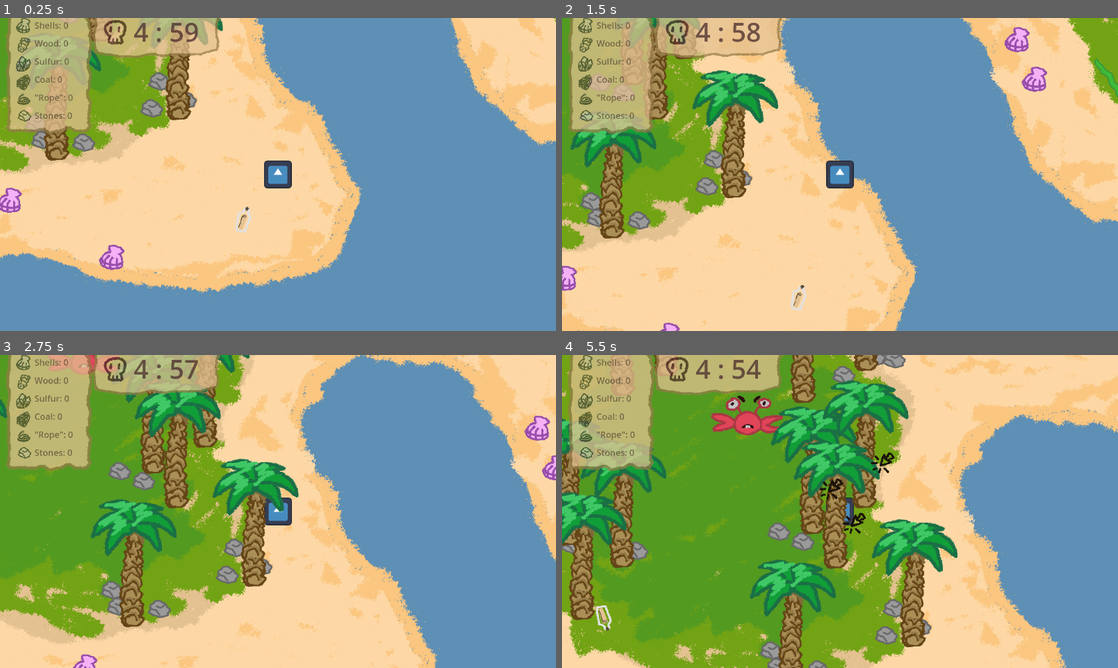
Above: before the commit, frames 1-4 (two rows, left to right).
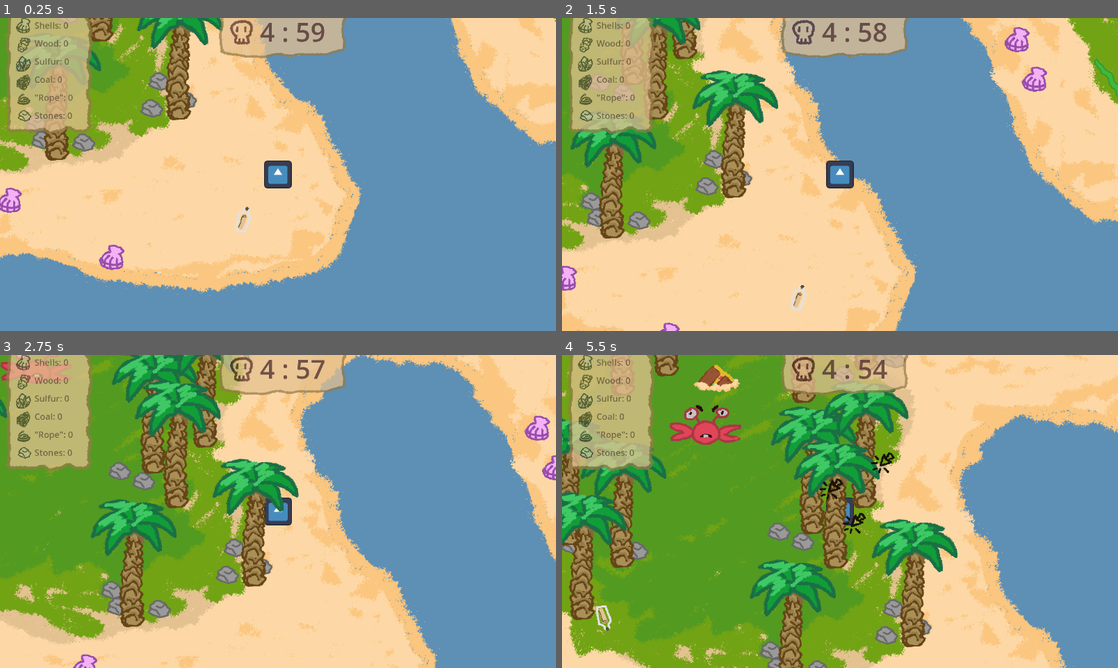
Above: after the commit, the same moments.

Repository: Tarudahat/Alone
Game: Godot game, scene res://scenes/islands/common_islands/island01.tscn
The game is run twice, just before and just after one commit, with the same random seed, the same clock (stepped at 60 frames per second) and the same inputs. The engine's default icon, where the game draws it, is replaced by a stand-in: a white triangle on a blue panel in a dark square.
Inputs (mouse positions are in pixels of both pictures, inside the frame that each line leads up to):
- Up to frame 1 (0.25 s): no input
- Up to frame 2 (1.5 s): move the mouse to (728, 115) at 0.52 s; hold J (rotate_stick_right) 0.53-1.28 s; hold E (collect) 0.53-1.28 s; move the mouse to (606, 199) at 1.27 s; hold D (rotate_stick_left) from 1.28 s (still down); tap E (collect) at 1.35 s
- Up to frame 3 (2.75 s): move the mouse to (77, 398) at 2.02 s; release D (rotate_stick_left) at 2.03 s; press the mouse at (77, 398) at 2.03 s; hold J (rotate_stick_right) from 2.03 s (still down); tap E (collect) at 2.3 s
- Up to frame 4 (5.5 s): move the mouse to (767, 414) at 2.77 s; release the mouse at (767, 414) at 2.78 s; tap F (make_coal) at 2.85 s; tap E (collect) at 3.05, 4.35, 5.3 s; move the mouse to (817, 520) at 3.52 s; release J (rotate_stick_right) at 3.53 s; hold E (collect) 3.53-4.28 s; hold D (rotate_stick_left) from 3.53 s (still down); move the mouse to (567, 511) at 4.27 s; move the mouse to (623, 361) at 5.02 s; press the mouse at (623, 361) at 5.03 s

The runs differ from the first frame. In frame 1, 4.3% of the frame differs, in the area x 16-63%, y 0-13%; in frame 2, 4.0%; in frame 3, 4.7%; in frame 4, 6.7%, in the area x 16-63%, y 0-29%.

Commit message:
add chest

Diff:
--- a/scenes/Player.tscn
+++ b/scenes/Player.tscn
@@ -111,8 +111,8 @@
 
 [node name="death_timer_ui" type="TextureRect" parent="items_ui"]
 layout_mode = 0
-offset_left = 398.0
-offset_right = 998.0
+offset_left = 980.0
+offset_right = 1580.0
 offset_bottom = 250.0
 texture = ExtResource("4_mdl7e")
 
--- /dev/null
+++ b/scenes/chest.tscn
@@ -0,0 +1,70 @@
+[gd_scene load_steps=11 format=3 uid="uid://2tbe5mnhco3q"]
+
+[ext_resource type="Script" uid="uid://cwyxcu2cel237" path="res://scripts/chest.gd" id="1_gqd3d"]
+[ext_resource type="Texture2D" uid="uid://b6wl3med4t2wj" path="res://assets/chest.png" id="1_oii8l"]
+[ext_resource type="PackedScene" uid="uid://dsp5tqil3gvlt" path="res://scenes/e_indicator.tscn" id="2_sy5e1"]
+
+[sub_resource type="AtlasTexture" id="AtlasTexture_gqd3d"]
+atlas = ExtResource("1_oii8l")
+region = Rect2(0, 0, 160, 192)
+
+[sub_resource type="AtlasTexture" id="AtlasTexture_yue2o"]
+atlas = ExtResource("1_oii8l")
+region = Rect2(160, 0, 160, 192)
+
+[sub_resource type="AtlasTexture" id="AtlasTexture_yhylo"]
+atlas = ExtResource("1_oii8l")
+region = Rect2(320, 0, 160, 192)
+
+[sub_resource type="AtlasTexture" id="AtlasTexture_w02o5"]
+atlas = ExtResource("1_oii8l")
+region = Rect2(480, 0, 160, 192)
+
+[sub_resource type="SpriteFrames" id="SpriteFrames_w02o5"]
+animations = [{
+"frames": [{
+"duration": 1.0,
+"texture": SubResource("AtlasTexture_gqd3d")
+}, {
+"duration": 1.0,
+"texture": SubResource("AtlasTexture_yue2o")
+}, {
+"duration": 1.0,
+"texture": SubResource("AtlasTexture_yhylo")
+}, {
+"duration": 1.0,
+"texture": SubResource("AtlasTexture_w02o5")
+}],
+"loop": true,
+"name": &"default",
+"speed": 5.0
+}]
+
+[sub_resource type="RectangleShape2D" id="RectangleShape2D_yue2o"]
+size = Vector2(212, 126)
+
+[sub_resource type="CircleShape2D" id="CircleShape2D_oii8l"]
+radius = 161.05
+
+[node name="Chest" type="Area2D"]
+script = ExtResource("1_gqd3d")
+
+[node name="AnimatedSprite2D" type="AnimatedSprite2D" parent="."]
+scale = Vector2(1.5, 1.5)
+sprite_frames = SubResource("SpriteFrames_w02o5")
+
+[node name="StaticBody2D" type="StaticBody2D" parent="."]
+
+[node name="CollisionShape2D" type="CollisionShape2D" parent="StaticBody2D"]
+position = Vector2(0, 68)
+shape = SubResource("RectangleShape2D_yue2o")
+
+[node name="CollisionShape2D" type="CollisionShape2D" parent="."]
+visible = false
+shape = SubResource("CircleShape2D_oii8l")
+
+[node name="E_indicator" parent="." instance=ExtResource("2_sy5e1")]
+position = Vector2(0, -102)
+
+[connection signal="body_entered" from="." to="." method="_on_body_entered"]
+[connection signal="body_exited" from="." to="." method="_on_body_exited"]
--- a/scenes/islands/common_islands/island01.tscn
+++ b/scenes/islands/common_islands/island01.tscn
@@ -9,6 +9,7 @@
 [ext_resource type="PackedScene" uid="uid://bplo0xxon7kth" path="res://scenes/tutorial_flask.tscn" id="7_j7yk5"]
 [ext_resource type="Texture2D" uid="uid://cxqg4eb0upju0" path="res://assets/tutorials/tutorial2.png" id="8_bp5o4"]
 [ext_resource type="PackedScene" uid="uid://e1a8cxmcl6ck" path="res://scenes/raft_build_area.tscn" id="9_2a53t"]
+[ext_resource type="PackedScene" uid="uid://2tbe5mnhco3q" path="res://scenes/chest.tscn" id="10_2u55k"]
 
 [node name="Island" type="Node2D"]
 
@@ -294,7 +295,7 @@
 position = Vector2(55, -557)
 
 [node name="Crab" parent="Enemies" instance=ExtResource("6_j7yk5")]
-position = Vector2(-1845, -217)
+position = Vector2(-2054, -209)
 
 [node name="tutorial_flask" parent="." instance=ExtResource("7_j7yk5")]
 position = Vector2(-622, 1307)
@@ -307,5 +308,8 @@
 [node name="raft_build_area" parent="." instance=ExtResource("9_2a53t")]
 position = Vector2(-564, -1071)
 
+[node name="Chest" parent="." instance=ExtResource("10_2u55k")]
+position = Vector2(-1830, -469)
+
 [node name="Player" parent="." instance=ExtResource("2_h75ht")]
 position = Vector2(-521, 1225)
--- a/scripts/Globals.gd
+++ b/scripts/Globals.gd
@@ -4,6 +4,7 @@
 var current_level: int = 0
 var items: Array[int] = [0,0,0,0,0,0]
 var time_left = 0 # + per level time
+var treasures_found = 0
 
 # Called every frame. 'delta' is the elapsed time since the previous frame.
 func _process(delta: float) -> void:
--- /dev/null
+++ b/scripts/chest.gd
@@ -0,0 +1,38 @@
+extends Area2D
+
+var treasure_counted: bool = false
+
+var player_in_range: bool = false
+var player_node: Node2D
+
+# Called when the node enters the scene tree for the first time.
+func _ready() -> void:
+	pass # Replace with function body.
+
+
+# Called every frame. 'delta' is the elapsed time since the previous frame.
+func _process(delta: float) -> void:
+	$E_indicator.visible = false
+
+	if player_in_range:
+		if $AnimatedSprite2D.frame < 3:
+			$E_indicator.visible = true
+		else:
+			if not treasure_counted:
+				Globals.treasures_found += 1
+				treasure_counted = true
+
+	if Input.is_action_just_pressed("collect"):
+		if player_in_range and player_node and $AnimatedSprite2D.frame < 3:
+			$AnimatedSprite2D.frame += 1
+
+
+func _on_body_entered(body: Node2D) -> void:
+	if body is Player:
+		player_node = body
+		player_in_range = true
+
+
+func _on_body_exited(body: Node2D) -> void:
+	if body is Player:
+		player_in_range = false
Binary file changed: assets/chest.png
Binary file added: assets/chest_counter_ui.png
Not shown, added: assets/chest_counter_ui.png.import
Not shown: 1 places in scenes/islands/common_islands/island01.tscn that only renumber resources
Not shown, added: scripts/chest.gd.uid
